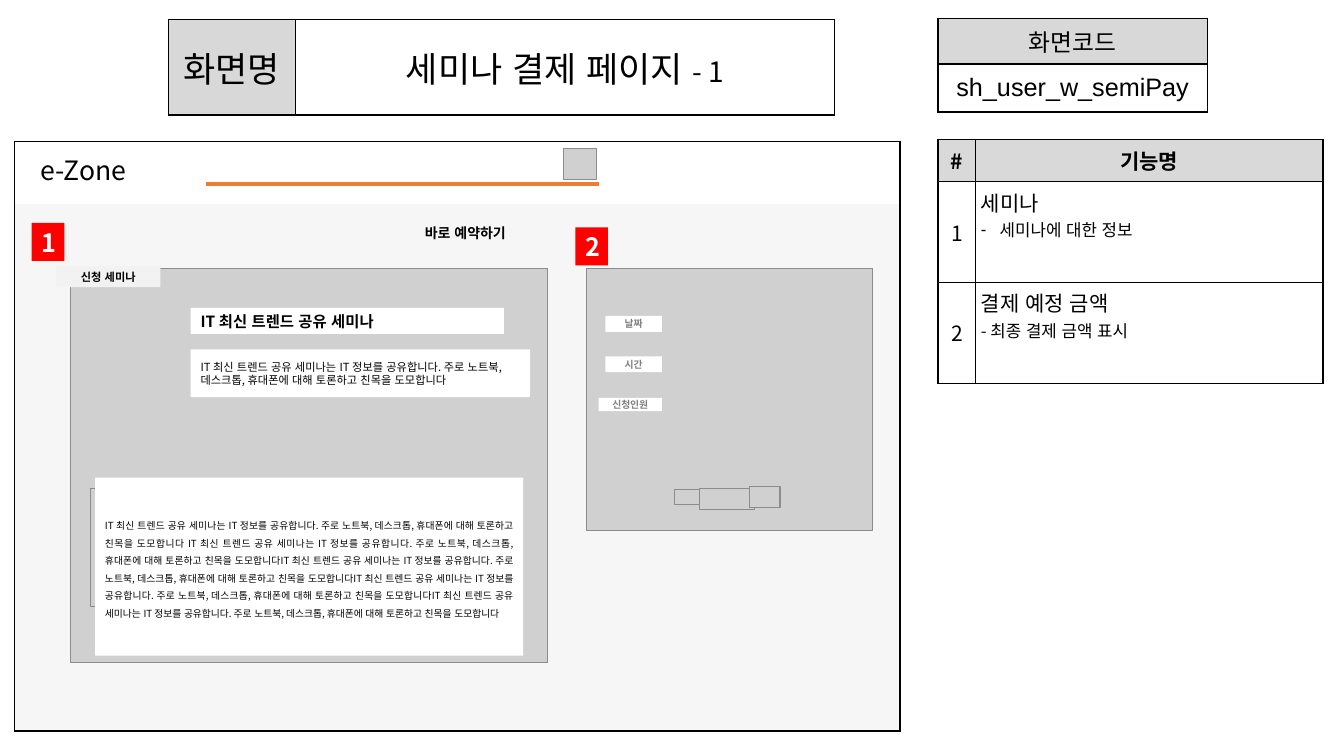
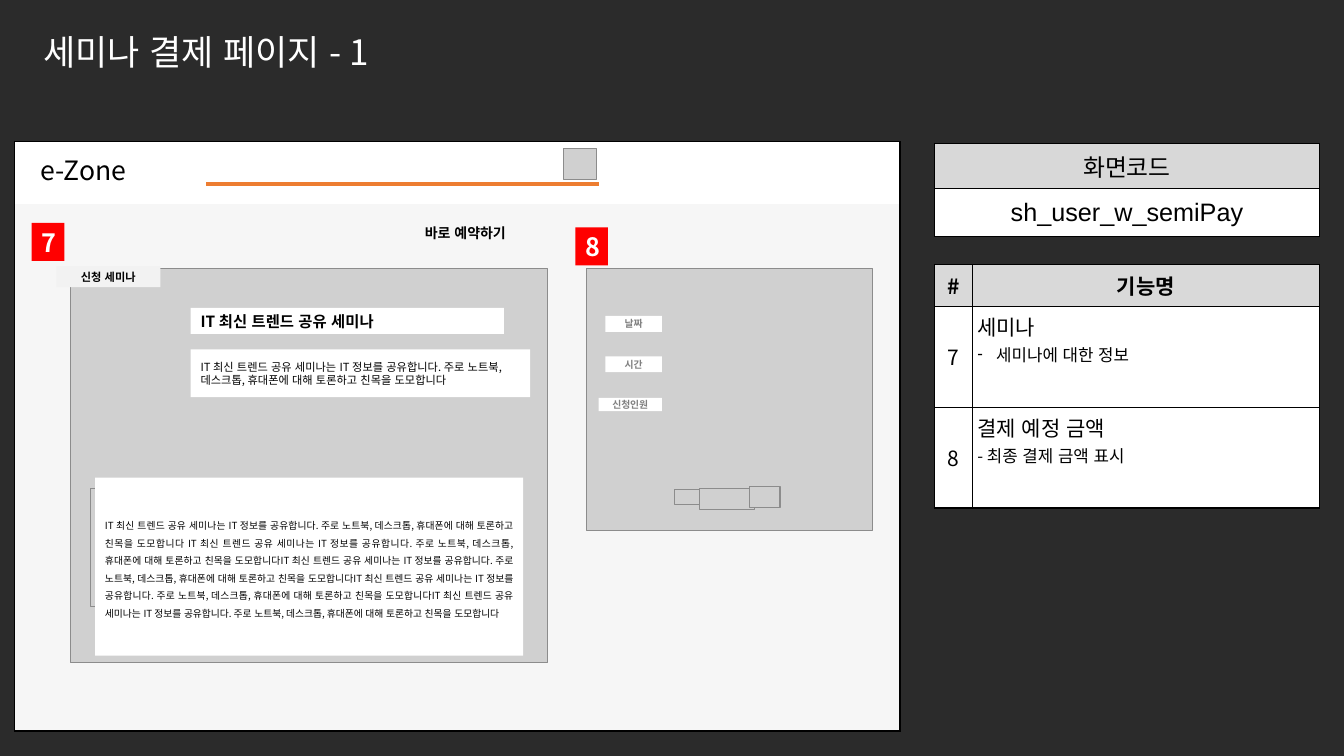
Before and after one commit to ezenteam2/e-Zone, a slide deck: slide 4 of 0 발표용 파워포인트/0403 1차발표/0403 project05 - 파워포인트 - 서희.pptx. Drawn at 1344x756 pixels with LibreOffice and Linux fonts; fonts in the diff are those of the drawing; grey boxes stand for pictures; background and template pictures are left out; a plain dark background stands for a picture behind light text. Boxes give left, top, right and bottom in pixels: in the first picture for what was removed or moved away, otherwise in the second. Text is boxed around its words. In the diff, an @@ line names an element or a change of style, - is before the commit and + after.

```diff
--- a/0 발표용 파워포인트/0403 1차발표/0403 project05 - 파워포인트 - 서희.pptx
+++ b/0 발표용 파워포인트/0403 1차발표/0403 project05 - 파워포인트 - 서희.pptx
@@ background #FFFFFF to picture (left out) @@
@@ table removed at bbox=[168, 20, 835, 115], 1 rows, 2 columns @@
-화면명 | 세미나 결제 페이지 - 1
@@ text added at bbox=[43, 36, 369, 68], 25 pt, text #FFFFFF @@
+세미나 결제 페이지 - 1
@@ table: place and size @@
-table at bbox=[939, 18, 1208, 112]
+table at bbox=[935, 143, 1320, 237]
@@ text in rectangle at bbox=[42, 233, 57, 252]: text changed @@
-1
+7
@@ text in rectangle at bbox=[585, 237, 600, 257]: text changed @@
-2
+8
@@ table at bbox=[935, 264, 1319, 508] @@
-row 2, column 1: 1
+row 2, column 1: 7
-row 3, column 1: 2
+row 3, column 1: 8
@@ table: place and size @@
-table at bbox=[939, 139, 1323, 383]
+table at bbox=[935, 264, 1319, 508]
```
Also in this commit, not shown: 5 other slides changed, 1 other file.
